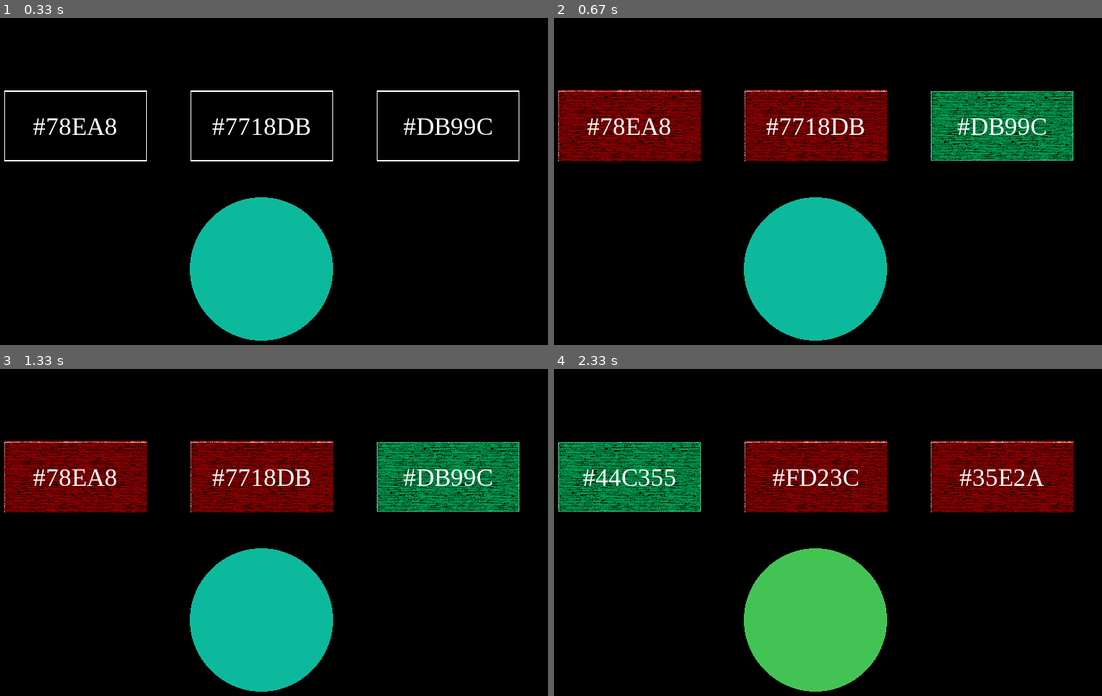
Above: before the commit, frames 1-4 (two rows, left to right).
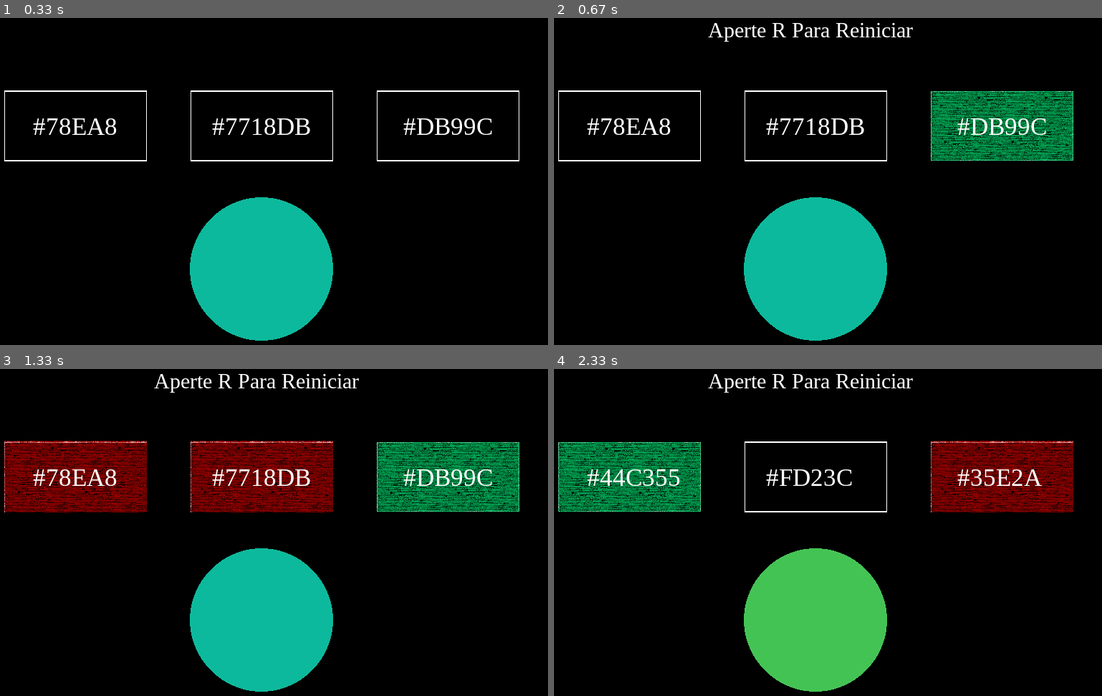
Above: after the commit, the same moments.

Repository: Camposlito/PyGame
Game: pygame game, started from jogo.py
Two runs of this game, one before a commit and one after it. Both use one fixed random seed, a clock stepped at 60 frames per second and the inputs below.
Inputs:
- Up to frame 1 (0.33 s): no input
- Up to frame 2 (0.67 s): click "#DB99C" at 0.4 s
- Up to frame 3 (1.33 s): click "#78EA8" at 0.73 s; click "#7718DB" at 1.07 s
- Up to frame 4 (2.33 s): tap R at 1.33 s; click "#35E2A" at 1.73 s; click "#44C355" at 2.07 s

Frame 1 is identical in both runs. In frame 2, 11% of the frame differs, in the area x 0-66%, y 1-44%; in frame 3, 0.6%; in frame 4, 7.0%.

Commit message:
Classe separada e fim de jogo resolvido

Diff:
--- /dev/null
+++ b/Botao.py
@@ -0,0 +1,36 @@
+class Botao():
+    def __init__(self, image, x, y, texto_input, janela, fonte):
+        self.janela = janela
+        self.image = image
+        self.x = x
+        self.y = y
+        self.rect = self.image.get_rect(center=(self.x, self.y))
+        self.texto_input = texto_input
+        self.text = fonte.render(self.texto_input, True, "white")
+        self.text_rect = self.text.get_rect(center=(self.x, self.y))
+
+    def update(self):
+        self.janela.blit(self.image, self.rect)
+        self.janela.blit(self.text, self.text_rect)
+
+    def checkForInput(self, position):
+        if position[0] in range(self.rect.left, self.rect.right) and position[1] in range(self.rect.top, self.rect.bottom):
+            return (self.texto_input)
+
+    def mudar_estilo(self, image):
+        self.image = image
+        self.janela.blit(self.image, self.rect)
+
+    def mudar_texto(self, texto_input, fonte):
+        self.fonte = fonte
+        self.texto_input = texto_input
+        self.text = fonte.render(self.texto_input, True, "white")
+        self.janela.blit(self.text, self.text_rect)
+
+    def reset(self, texto_input, fonte, image):
+        self.image = image
+        self.fonte = fonte
+        self.texto_input = texto_input
+        self.text = fonte.render(self.texto_input, True, "white")
+        self.janela.blit(self.text, self.text_rect)
+        self.janela.blit(self.image, self.rect)
--- a/jogo.py
+++ b/jogo.py
@@ -1,6 +1,7 @@
 import numpy as np
 import pygame
 import random
+from Botao import Botao
 pygame.init()
 fim_de_jogo = False
 
@@ -25,13 +26,8 @@
     rgb = random_color_rgb()
     return rgb_hex(rgb[0],rgb[1],rgb[2])
 
-def reiniciar_jogo():
-    #FIXME: não sei pq não aparece a mensagem na tela ;-;
-    global fim_de_jogo
-    msg_reiniciar = fonte_menor.render("Pressione R para reiniciar", True, (255,255,255))
-    #msg_reiniciar_rect = msg_reiniciar.get_rect(center = (400,400))
-    janela.blit(msg_reiniciar, (0,0))
-    fim_de_jogo = True
+def msg_reiniciar():
+    janela.blit(fonte_menor.render("Aperte R Para Reiniciar", True, "white"), (250,150))
 
 #Posição e velocidade inicial da bolinha
 x=400
@@ -46,24 +42,6 @@
 print(rgb_ans)
 print(hex_ans)
 
-class Botao():
-    def __init__(self, image, x, y, texto_input):
-        self.image = image
-        self.x = x
-        self.y = y
-        self.rect = self.image.get_rect(center=(self.x, self.y))
-        self.texto_input = texto_input
-        self.text = fonte.render(self.texto_input, True, "white")
-        self.text_rect = self.text.get_rect(center=(self.x, self.y))
-
-    def update(self):
-        janela.blit(self.image, self.rect)
-        janela.blit(self.text, self.text_rect)
-
-    def checkForInput(self, position):
-        if position[0] in range(self.rect.left, self.rect.right) and position[1] in range(self.rect.top, self.rect.bottom):
-            return (self.texto_input)
-
 #Tamanho e estilo dos botões
 botao_estilo = pygame.image.load("lib/botao.png")
 botao_estilo = pygame.transform.scale(botao_estilo, (200, 100))
@@ -74,9 +52,9 @@
 botao_estilo_errou = pygame.image.load("lib/botao_errado.png")
 botao_estilo_errou = pygame.transform.scale(botao_estilo_errou, (200, 100))
 
-botao1 = Botao(botao_estilo, 140, 300, "#" + resp_cor[0])
-botao2 = Botao(botao_estilo, 400, 300, "#" + resp_cor[1])
-botao3 = Botao(botao_estilo, 660, 300, "#" + resp_cor[2])
+botao1 = Botao(botao_estilo, 140, 300, "#" + resp_cor[0], janela, fonte)
+botao2 = Botao(botao_estilo, 400, 300, "#" + resp_cor[1], janela, fonte)
+botao3 = Botao(botao_estilo, 660, 300, "#" + resp_cor[2], janela, fonte)
 
 janela_aberta = True
 while janela_aberta :
@@ -89,26 +67,33 @@
             janela_aberta = False
         #Clicar em algum dos botões
         if event.type == pygame.MOUSEBUTTONDOWN:
-            if botao1.checkForInput(pygame.mouse.get_pos()) == ("#" + hex_ans):
+            b1 = botao1.checkForInput(pygame.mouse.get_pos())
+            b2 = botao2.checkForInput(pygame.mouse.get_pos())
+            b3 = botao3.checkForInput(pygame.mouse.get_pos())
+            if b1 != ("#" + hex_ans) and b1 == ("#" + resp_cor[0]):
+                botao1.mudar_estilo(botao_estilo_errou)
+                botao1.update()
+                print("errou")
+            elif b1 == ("#" + hex_ans):
+                botao1.mudar_estilo(botao_estilo_acertou)
                 print("acertou")
-                botao1 = Botao(botao_estilo_acertou, 140, 300, "#" + resp_cor[0])
-                botao2 = Botao(botao_estilo_errou, 400, 300, "#" + resp_cor[1])
-                botao3 = Botao(botao_estilo_errou, 660, 300, "#" + resp_cor[2])
-                reiniciar_jogo()
-            elif botao2.checkForInput(pygame.mouse.get_pos()) == ("#" + hex_ans):
+                fim_de_jogo = True
+            elif b2 != ("#" + hex_ans) and b2 == ("#" + resp_cor[1]):
+                botao2.mudar_estilo(botao_estilo_errou)
+                botao2.update()
+                print("errou")
+            elif b2 == ("#" + hex_ans):
+                botao2.mudar_estilo(botao_estilo_acertou)
                 print("acertou")
-                botao2 = Botao(botao_estilo_acertou, 400, 300, "#" + resp_cor[1])
-                botao1 = Botao(botao_estilo_errou, 140, 300, "#" + resp_cor[0])
-                botao3 = Botao(botao_estilo_errou, 660, 300, "#" + resp_cor[2])
-                reiniciar_jogo()
-            elif botao3.checkForInput(pygame.mouse.get_pos()) == ("#" + hex_ans):
+                fim_de_jogo = True
+            elif b3 != ("#" + hex_ans) and b3 == ("#" + resp_cor[2]):
+                botao3.mudar_estilo(botao_estilo_errou)
+                botao3.update()
+                print("errou")
+            elif b3 == ("#" + hex_ans):
+                botao3.mudar_estilo(botao_estilo_acertou)
                 print("acertou")
-                botao3 = Botao(botao_estilo_acertou, 660, 300, "#" + resp_cor[2])
-                botao2 = Botao(botao_estilo_errou, 400, 300, "#" + resp_cor[1])
-                botao1 = Botao(botao_estilo_errou, 140, 300, "#" + resp_cor[0])
-                reiniciar_jogo()
-            else:
-                print("errou")
+                fim_de_jogo = True
 
     #teclas de movimento
     comandos= pygame.key.get_pressed()
@@ -120,6 +105,8 @@
         x-=velocidade
     if comandos[pygame.K_RIGHT]:
         x+=velocidade
+
+    #Reseta as configurações inciais quando apertar R e fim_de_jogo = True
     if comandos[pygame.K_r] and fim_de_jogo:
         #reposiciona a bolinha
         x=400
@@ -130,11 +117,9 @@
         resp_cor = [hex_ans, random_color_hex(), random_color_hex()]
         random.shuffle(resp_cor)
         #redefine os botões
-        botao_estilo = pygame.image.load("lib/botao.png")
-        botao_estilo = pygame.transform.scale(botao_estilo, (200, 100))
-        botao1 = Botao(botao_estilo, 140, 300, "#" + resp_cor[0])
-        botao2 = Botao(botao_estilo, 400, 300, "#" + resp_cor[1])
-        botao3 = Botao(botao_estilo, 660, 300, "#" + resp_cor[2])
+        botao1.reset("#" + resp_cor[0], fonte, botao_estilo)
+        botao2.reset("#" + resp_cor[1], fonte, botao_estilo)
+        botao3.reset("#" + resp_cor[2], fonte, botao_estilo)
         print(rgb_ans)
         print(hex_ans)
         fim_de_jogo = False
@@ -145,6 +130,8 @@
     botao1.update()
     botao2.update()
     botao3.update()
+    if fim_de_jogo:
+        msg_reiniciar()
     #cria a bolinha
     pygame.draw.circle(janela, rgb_ans, (x,y), 100)
     pygame.display.update()
